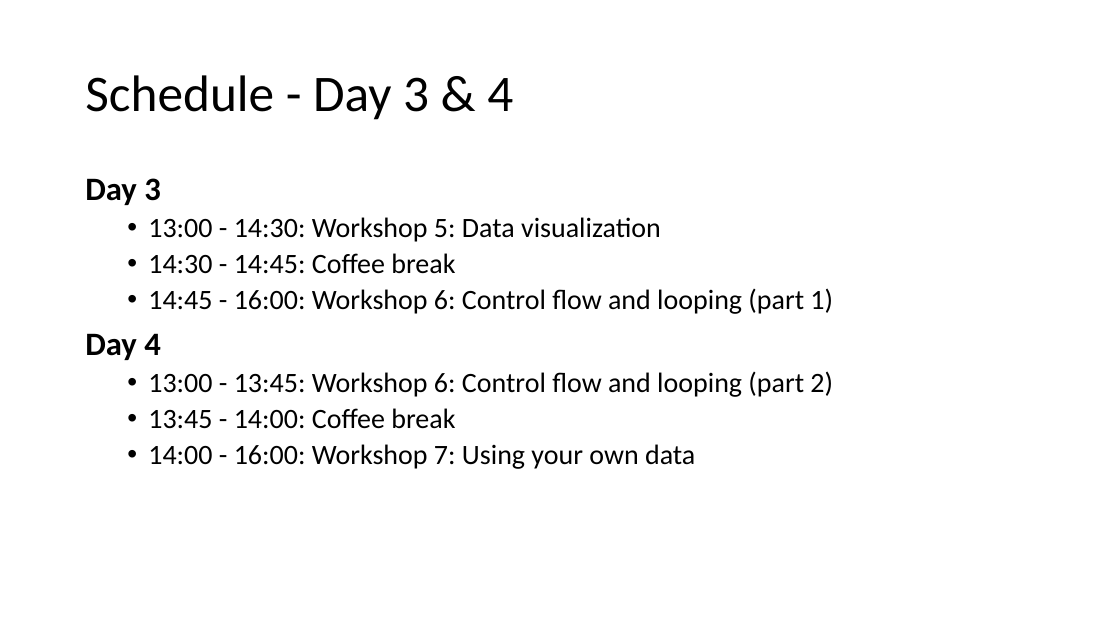
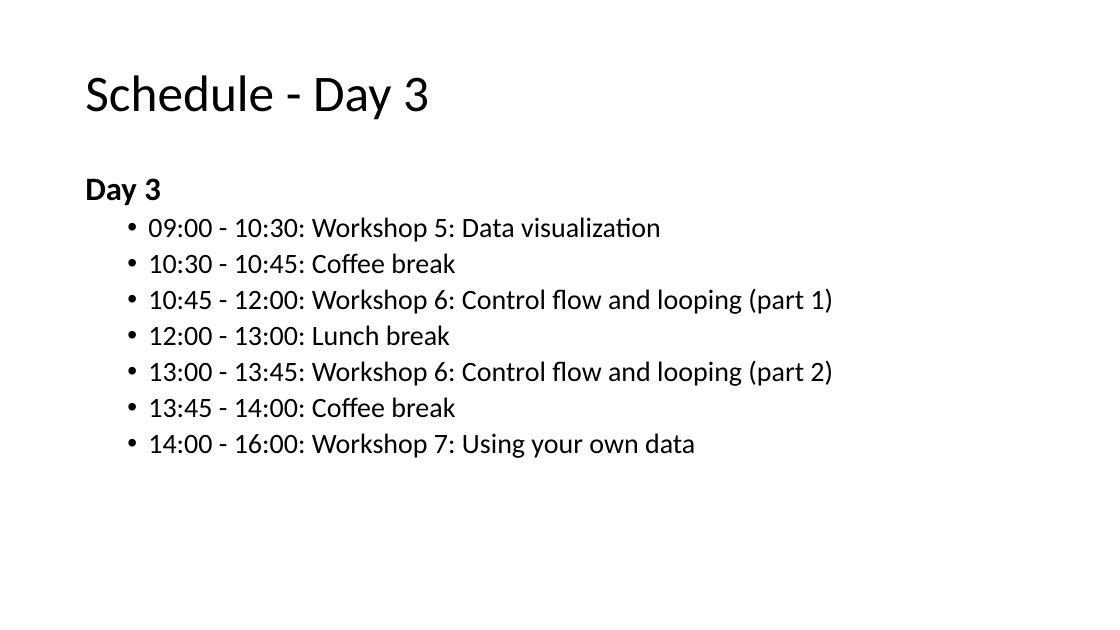
Before and after one commit to ClinicianCoders/ClinicianCoders, a slide deck: slide 6 of Workshops/WelcomePresentation_online.pptx. Drawn at 1120x630 pixels with LibreOffice and Linux fonts; fonts in the diff are those of the drawing. Boxes give left, top, right and bottom in pixels: in the first picture for what was removed or moved away, otherwise in the second. Text is boxed around its words. In the diff, an @@ line names an element or a change of style, - is before the commit and + after.

```diff
--- a/Workshops/WelcomePresentation_online.pptx
+++ b/Workshops/WelcomePresentation_online.pptx
@@ title at box(85, 75, 429, 120): text changed @@
-Schedule - Day 3 & 4
+Schedule - Day 3
@@ text at box(148, 217, 833, 346): text changed @@
-  • 13:00 - 14:30: Workshop 5: Data visualization
-  • 14:30 - 14:45: Coffee break
-  • 14:45 - 16:00: Workshop 6: Control flow and looping (part 1)
-Day 4
+  • 09:00 - 10:30: Workshop 5: Data visualization
+  • 10:30 - 10:45: Coffee break
+  • 10:45 - 12:00: Workshop 6: Control flow and looping (part 1)
+  • 12:00 - 13:00: Lunch break
```
Also in this commit, not shown: 2 other files.
